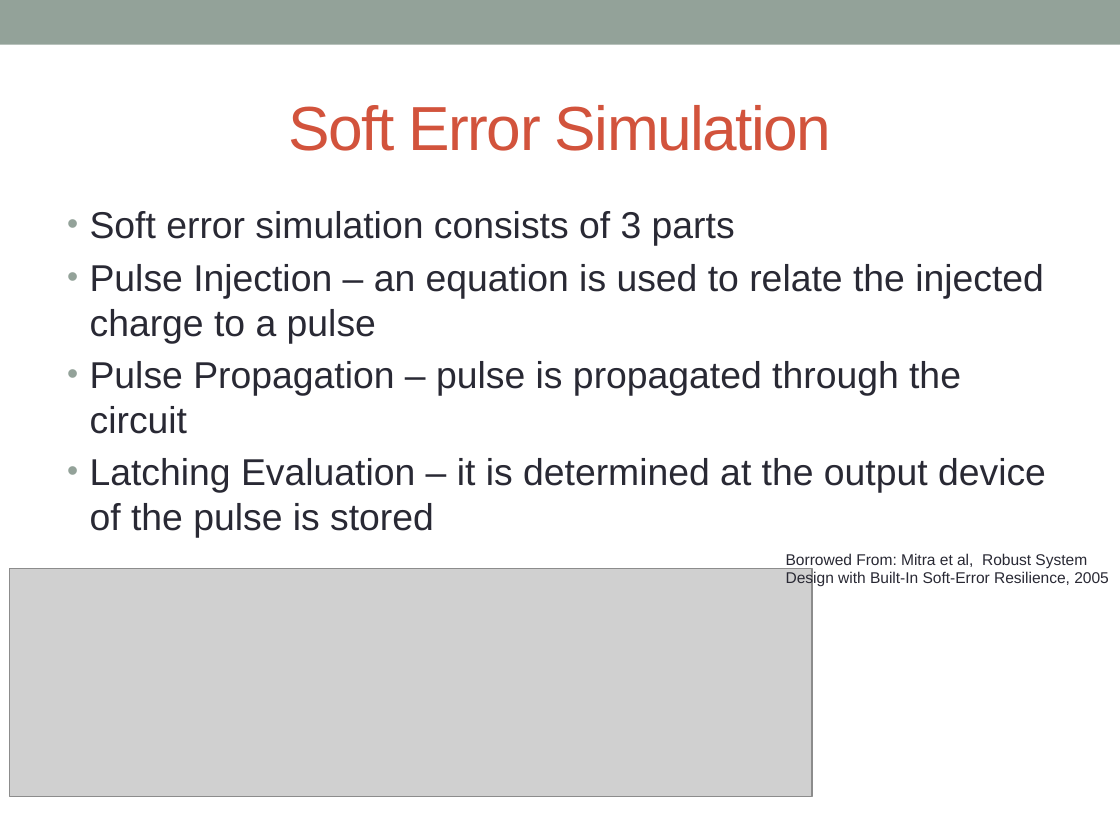
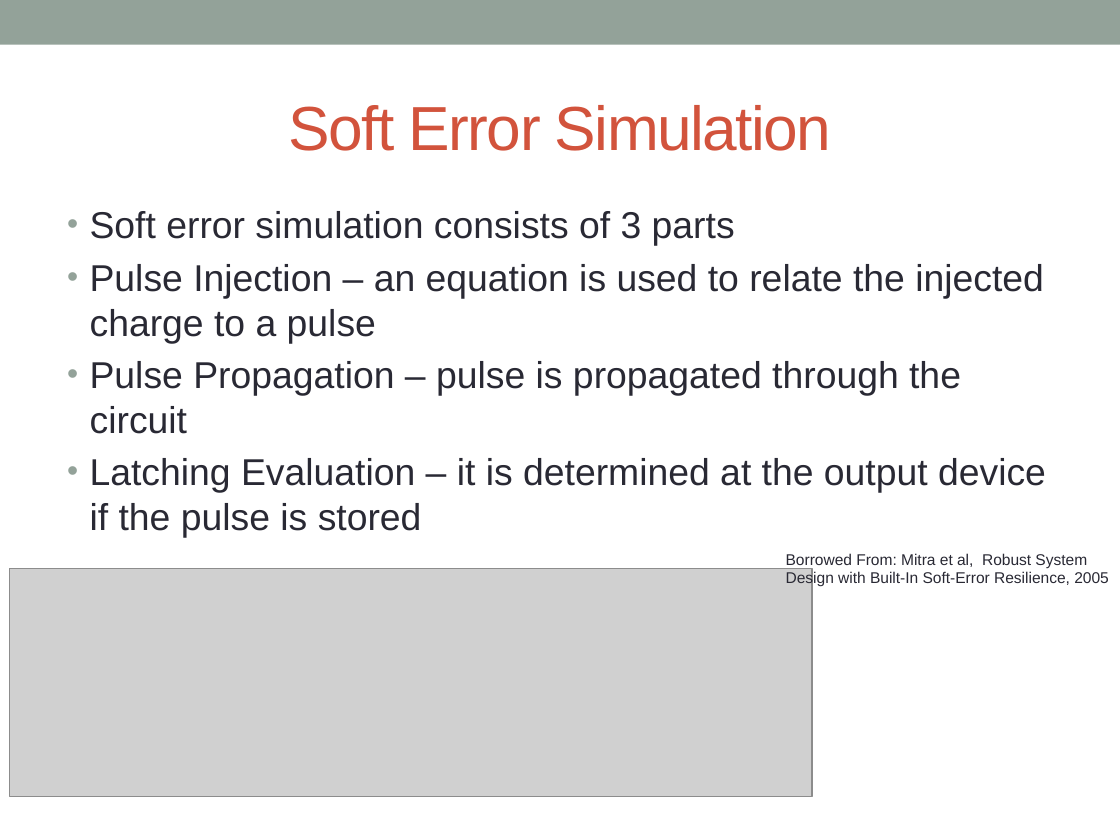
Before and after one commit to acwatkins88/Fast_SET, a slide deck: slide 17 of Dissertation/Dissertation Proposal/Dissertation Proposal.pptx. Drawn at 1120x840 pixels with LibreOffice and Linux fonts; fonts in the diff are those of the drawing; grey boxes stand for pictures; background and template pictures are left out. Boxes give left, top, right and bottom in pixels: in the first picture for what was removed or moved away, otherwise in the second. Text is boxed around its words. In the diff, an @@ line names an element or a change of style, - is before the commit and + after.

```diff
--- a/Dissertation/Dissertation Proposal/Dissertation Proposal.pptx
+++ b/Dissertation/Dissertation Proposal/Dissertation Proposal.pptx
@@ text at (x1=90, y1=458, x2=1046, y2=537): text changed @@
-• Latching Evaluation – it is determined at the output device of the pulse is stored
+• Latching Evaluation – it is determined at the output device if the pulse is stored
```
Also in this commit, not shown: 17 other slides changed, 18 other files.
